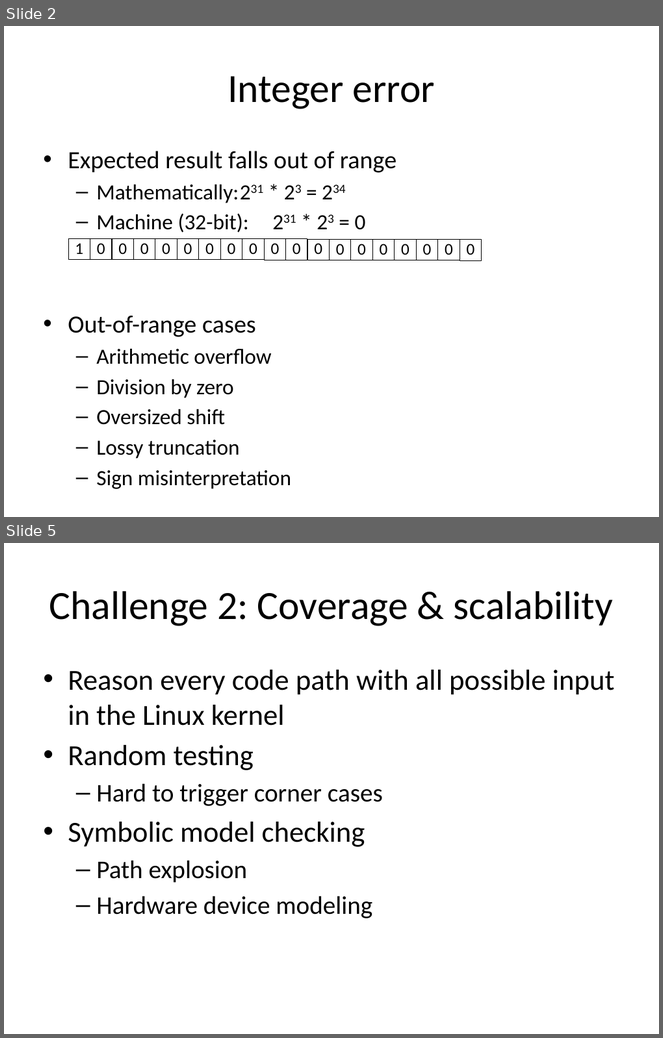
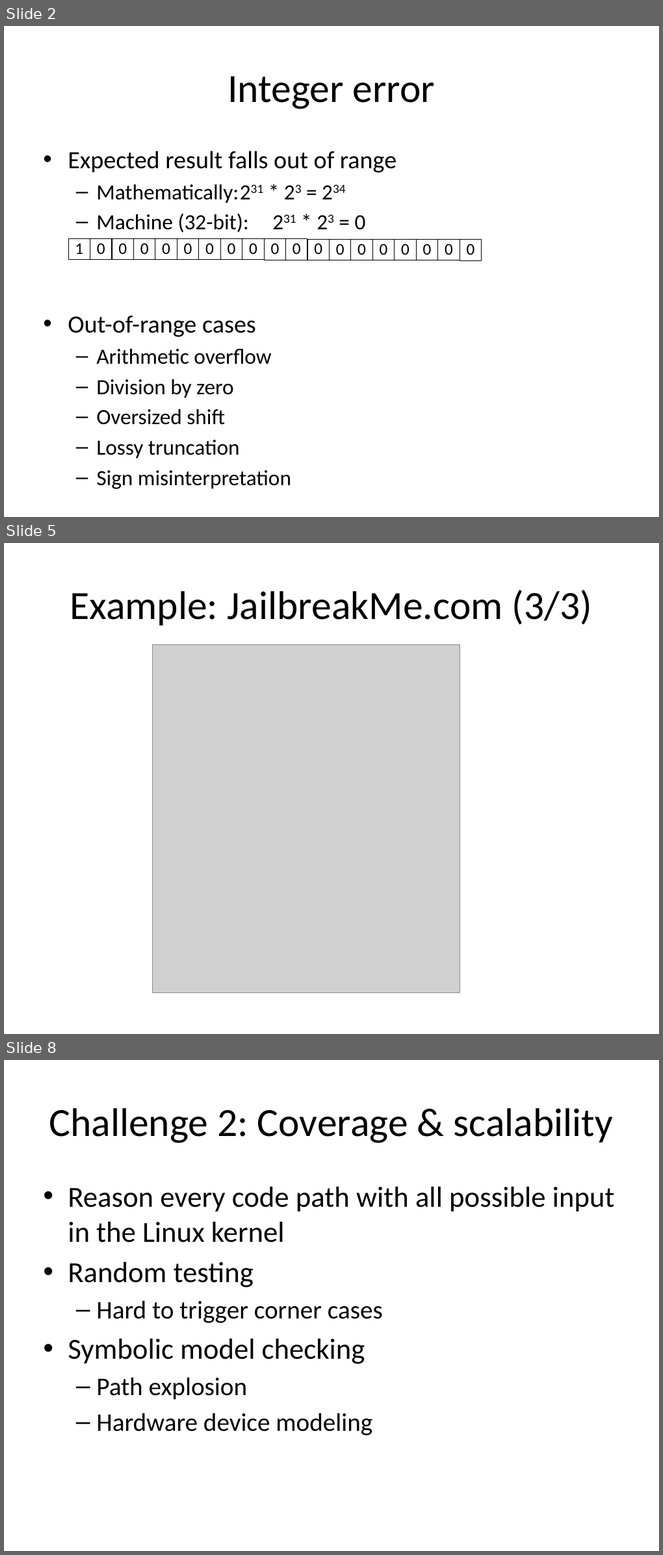
Before and after one commit to jiazhihao/6857, a slide deck: slides/kint.pptx. Shown one above the other, each under a label of ours: slides 2 and 5 before the commit, slides 2, 5 and 8 after it; the slides between them are not shown. The pictures are 663x1038 and 663x1555 pixels, drawn with LibreOffice and Linux fonts; fonts in the diff are those of the drawing; grey boxes stand for pictures. Boxes give left, top, right and bottom in pixels: in the first picture for what was removed or moved away, otherwise in the second. Text is boxed around its words. In the diff, an @@ line names an element or a change of style, - is before the commit and + after.

Commit message:
error example pics & timeout data

```diff
--- a/slides/kint.pptx
+++ b/slides/kint.pptx
@@ slide 5 added at (4,543,659,1034), background #FFFFFF @@
@@ title added at (70,590,592,626), 44 pt, text #000000 @@
+Example: JailbreakMe.com (3/3)
@@ picture added at (152,644,460,993) @@
@@ what was slide 5 is now slide 8 @@
```
Also in this commit, not shown: 4 slides changed, 2 other slides added.
